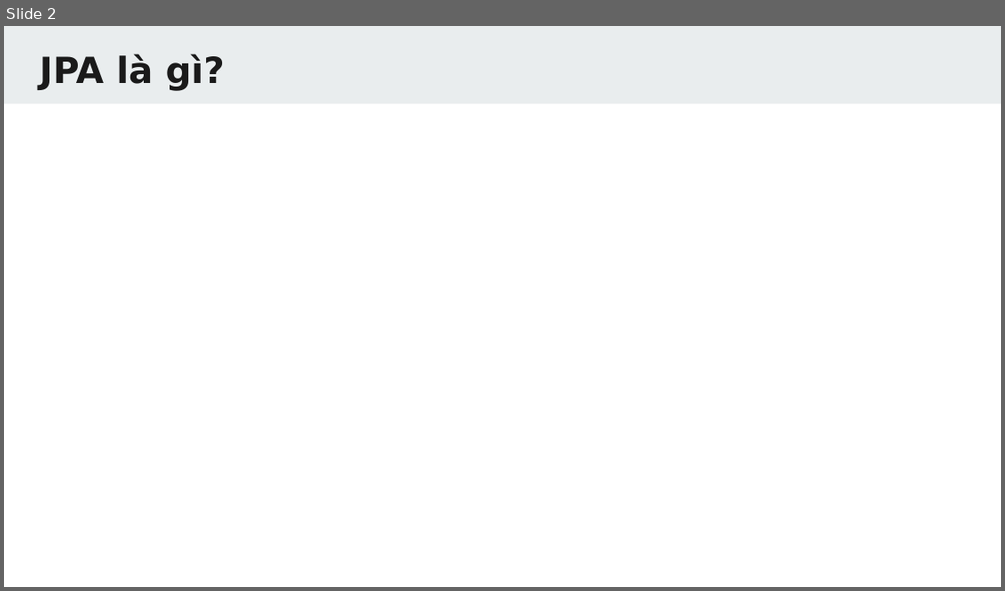
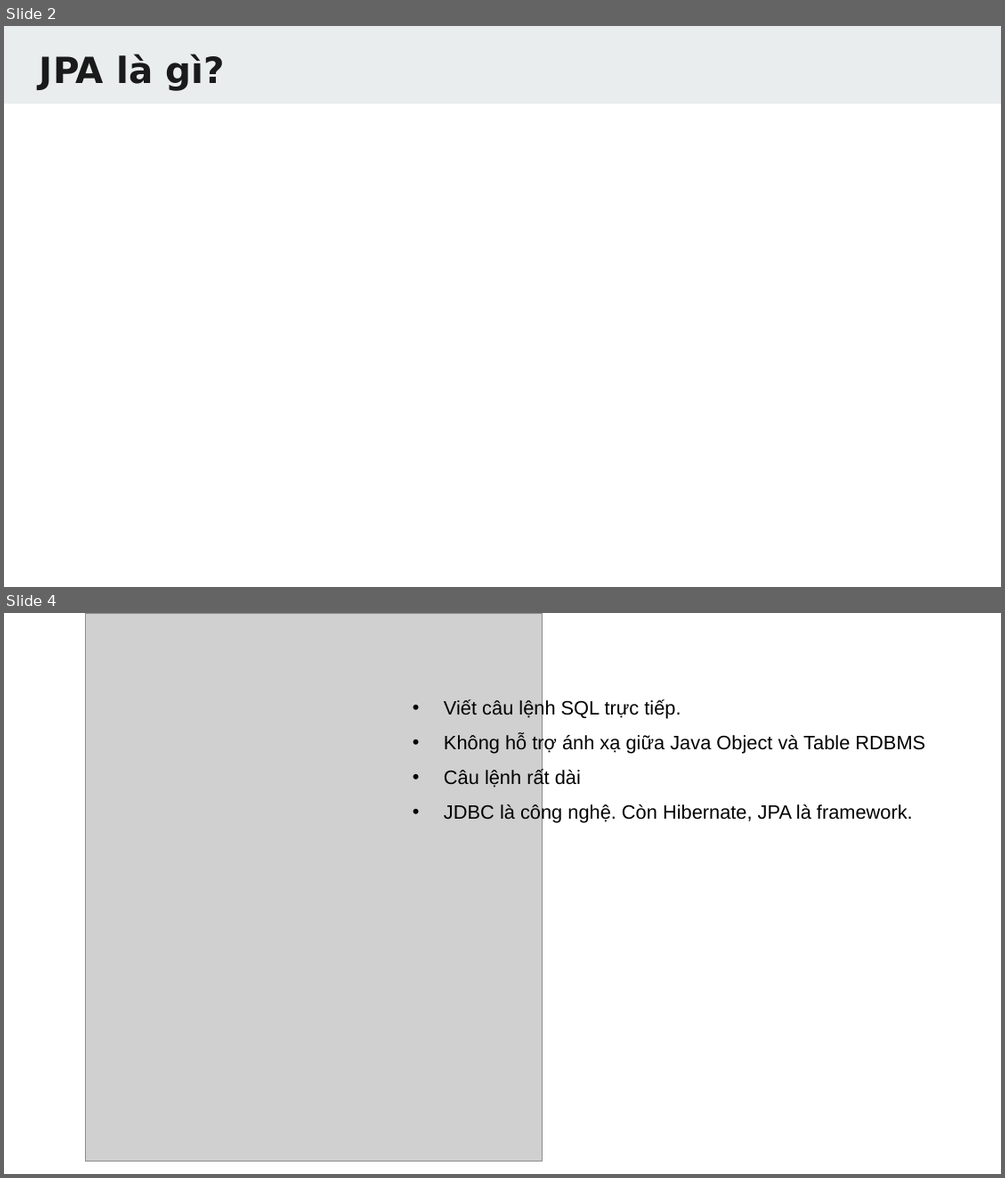
Before and after one commit to TechMaster/springboot2, a slide deck: 14 JPA/JPA.pptx. Shown one above the other, each under a label of ours: slide 2 before the commit, slides 2 and 4 after it; the slides between them are not shown. The pictures are 1005x591 and 1005x1178 pixels, drawn with LibreOffice and Linux fonts; fonts in the diff are those of the drawing; grey boxes stand for pictures. Boxes give left, top, right and bottom in pixels: in the first picture for what was removed or moved away, otherwise in the second. Text is boxed around its words. In the diff, an @@ line names an element or a change of style, - is before the commit and + after.

```diff
--- a/14 JPA/JPA.pptx
+++ b/14 JPA/JPA.pptx
@@ slide 4 added at [4,613,1001,1174], background #FFFFFF @@
@@ picture added at [86,613,542,1161] @@
@@ text added at [444,699,925,823], 14 pt, text #000000 @@
+• Viết câu lệnh SQL trực tiếp.
+• Không hỗ trợ ánh xạ giữa Java Object và Table RDBMS
+• Câu lệnh rất dài
+• JDBC là công nghệ. Còn Hibernate, JPA là framework.
```
Also in this commit, not shown: 75 other slides added, 40 other files.
